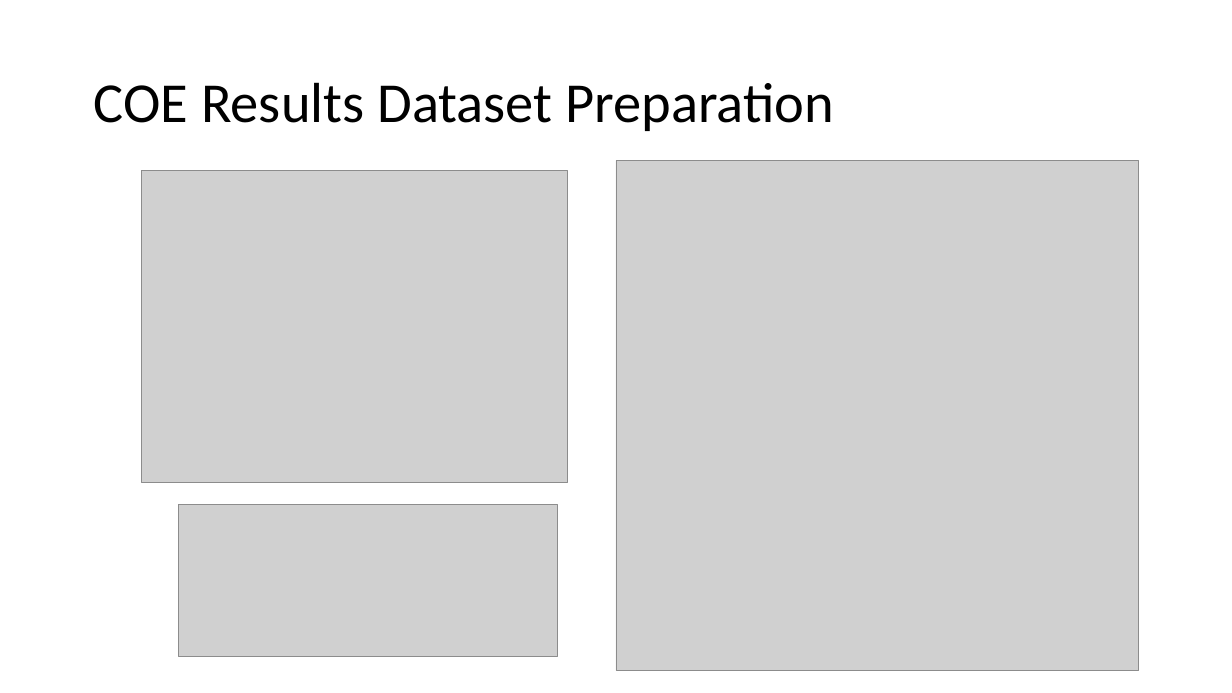
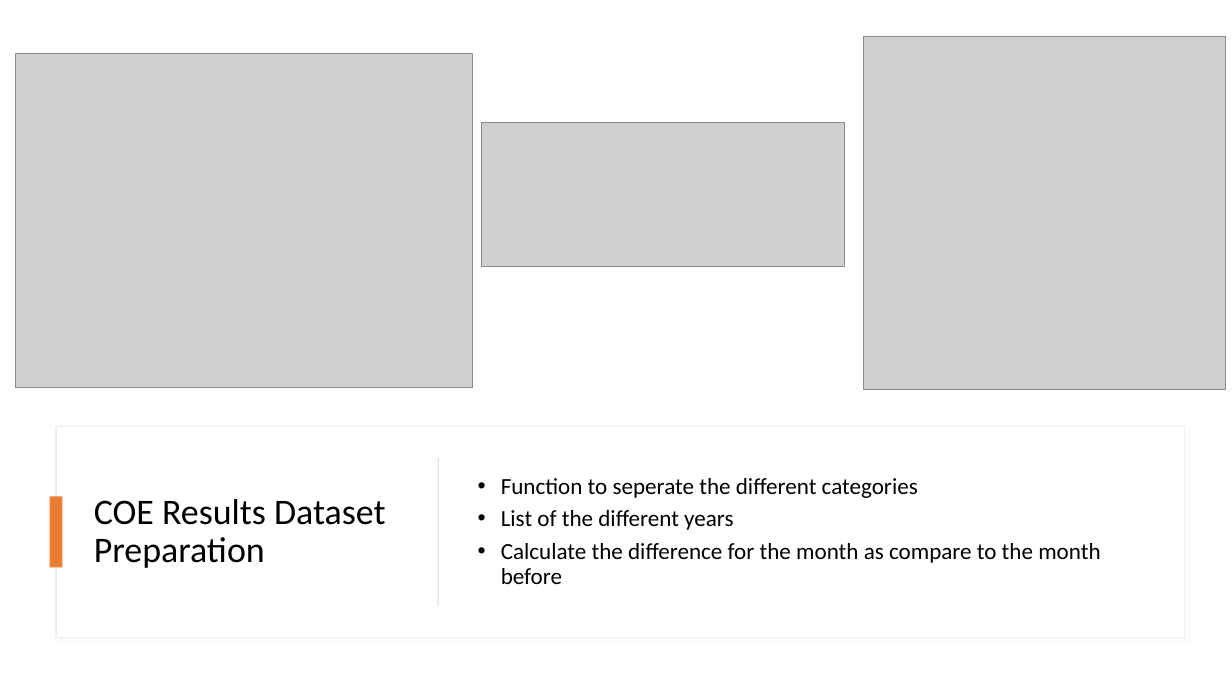
Before and after one commit to jurgen-tan-git/PDS-Assignments, a slide deck: slide 4 of JurgenTan_CA1.pptx. Drawn at 1232x693 pixels with LibreOffice and Linux fonts; fonts in the diff are those of the drawing; grey boxes stand for pictures. Boxes give left, top, right and bottom in pixels: in the first picture for what was removed or moved away, otherwise in the second. Text is boxed around its words. In the diff, an @@ line names an element or a change of style, - is before the commit and + after.

```diff
--- a/JurgenTan_CA1.pptx
+++ b/JurgenTan_CA1.pptx
@@ picture: place and size @@
-picture at <box>141,171,567,483</box>
+picture at <box>16,54,472,388</box>
@@ picture: place and size @@
-picture at <box>616,161,1140,671</box>
+picture at <box>864,36,1226,390</box>
@@ picture: place and size @@
-picture at <box>179,505,558,656</box>
+picture at <box>482,122,845,267</box>
@@ rectangle added at <box>56,426,1185,637</box>, fill #FFFFFF, outline #EFEFEF 1 pt @@
@@ title "COE Results Dataset Preparation": place and size @@
-title "COE Results Dataset Preparation" at <box>94,82,834,131</box>
+title "COE Results Dataset Preparation" at <box>94,499,385,568</box>
@@ title "COE Results Dataset Preparation" at <box>94,499,385,568</box>: size 44 to 28 pt @@
@@ rectangle added at <box>438,458,439,606</box>, fill #D5D5D5 @@
@@ text added at <box>501,478,1100,584</box>, 18 pt, text #000000 @@
+• Function to seperate the different categories
+• List of the different years
+• Calculate the difference for the month as compare to the month before
@@ rectangle added at <box>50,496,63,567</box>, fill #ED7D31 @@
```
Also in this commit, not shown: 5 other slides changed.
